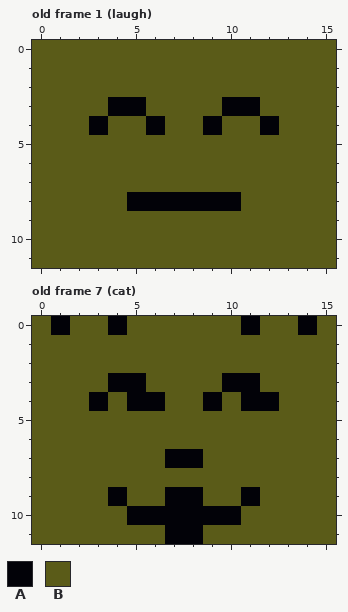
Pixel-art file: ProjectFiles/Art/crt_face_builder.aseprite. Above: the version before the commit.
16x12 pixels, 7 frames. Shown: old frame 1 (laugh), old frame 7 (cat). The commit also changed other frames, which this record leaves out.
Palette (. is transparent): A #020208  B #5a5b18
Pixels before, old frame 1 (laugh), first column x 0:
 0 BBBBBBBBBBBBBBBB
 1 BBBBBBBBBBBBBBBB
 2 BBBBBBBBBBBBBBBB
 3 BBBBAABBBBAABBBB
 4 BBBABBABBABBABBB
 5 BBBBBBBBBBBBBBBB
 6 BBBBBBBBBBBBBBBB
 7 BBBBBBBBBBBBBBBB
 8 BBBBBAAAAAABBBBB
 9 BBBBBBBBBBBBBBBB
10 BBBBBBBBBBBBBBBB
11 BBBBBBBBBBBBBBBB
Pixels before, old frame 7 (cat), first column x 0:
 0 BABBABBBBBBABBAB
 1 BBBBBBBBBBBBBBBB
 2 BBBBBBBBBBBBBBBB
 3 BBBBAABBBBAABBBB
 4 BBBABAABBABAABBB
 5 BBBBBBBBBBBBBBBB
 6 BBBBBBBBBBBBBBBB
 7 BBBBBBBAABBBBBBB
 8 BBBBBBBBBBBBBBBB
 9 BBBBABBAABBABBBB
10 BBBBBAAAAAABBBBB
11 BBBBBBBAABBBBBBB
After the commit:
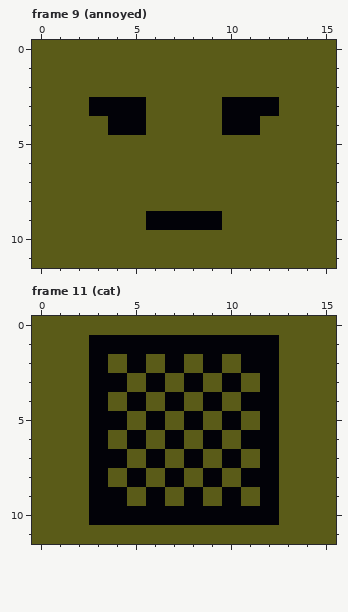
A new or re-ordered frame is compared with the old frame closest to it.
Difference:
frames 7 -> 13
Changed rows in their new state; - is an unchanged pixel.
Frame 9 (annoyed) is new; against old frame 1 (laugh):
first column x 3:
 3 A--------A
 4 BAAB--BAAB
first column x 5:
 8 BBBBBB
 9 -AAAA-
Frame 11 (cat) is new; against old frame 7 (cat):
first column x 1:
 0 B--B------B--B
 1 --AAAAAAAAAA--
 2 --A-A-A-A-AA--
 3 --A-BA-A--BA--
 4 -----BA-------
 5 --AA-A-A-A-A--
 6 --A-A-A-A-AA--
 7 --AA-AB--A-A--
 8 --A-A-A-A-AA--
 9 --A--AB--ABA--
10 --AA------AA--
11 ------BB------
Pixel boxes of the changes (left, top, right, bottom) in both pictures:
changed: (89, 97, 279, 230)
changed: (51, 316, 317, 544)
